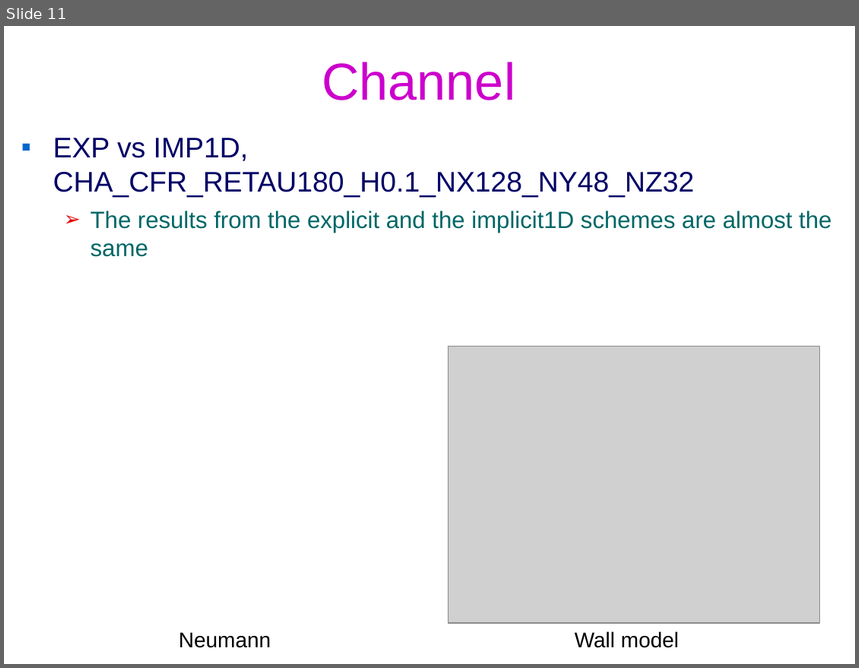
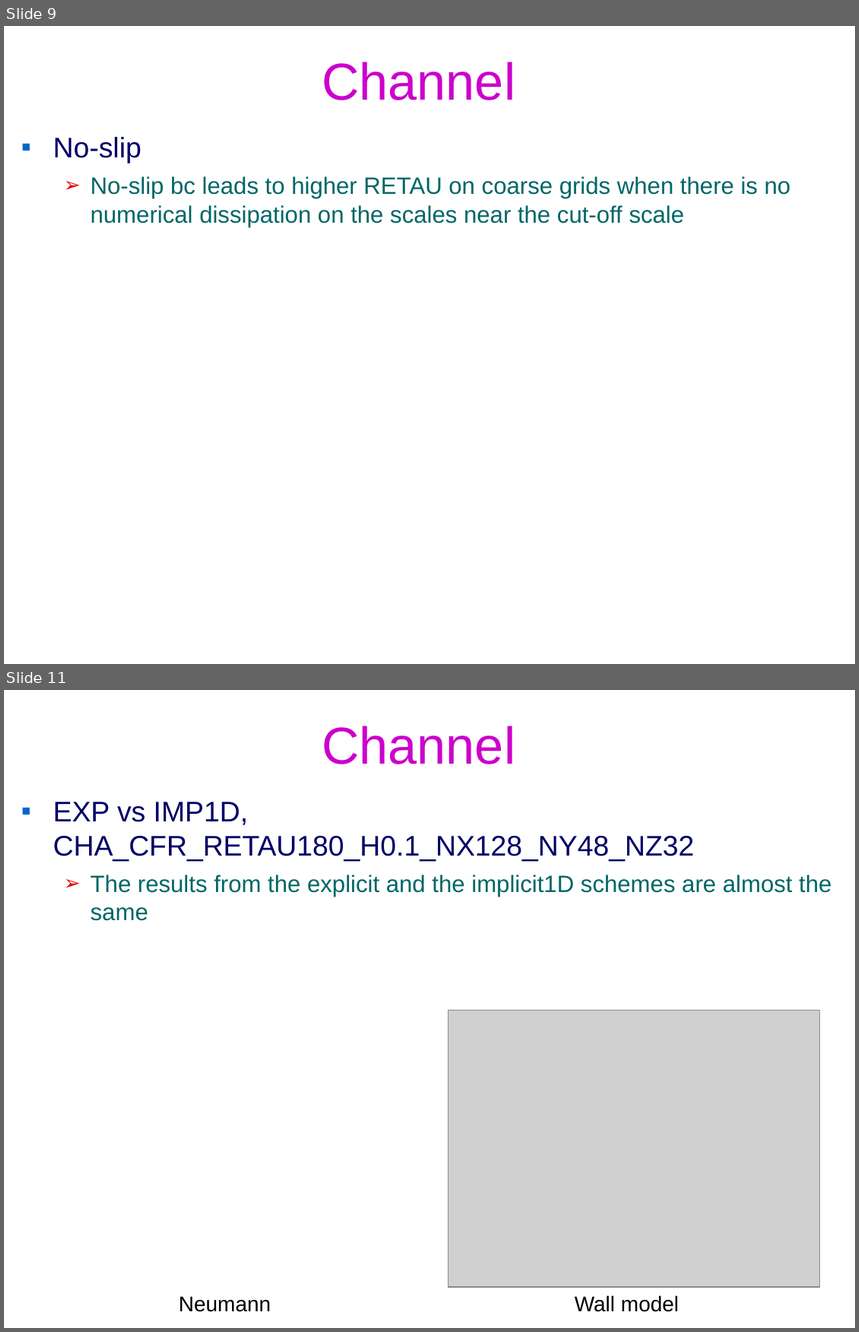
Before and after one commit to federicoVerolini/CaLES, a slide deck: docs/vv.pptx. Shown one above the other, each under a label of ours: slide 11 before the commit, slides 9 and 11 after it; the slides between them are not shown. The pictures are 859x668 and 859x1332 pixels, drawn with LibreOffice and Linux fonts; fonts in the diff are those of the drawing; grey boxes stand for pictures; background and template pictures are left out. Boxes give left, top, right and bottom in pixels: in the first picture for what was removed or moved away, otherwise in the second. Text is boxed around its words. In the diff, an @@ line names an element or a change of style, - is before the commit and + after.

```diff
--- a/docs/vv.pptx
+++ b/docs/vv.pptx
@@ slide 9 added at (x1=4, y1=26, x2=855, y2=664), background #FFFFFF @@
@@ title added at (x1=322, y1=62, x2=515, y2=100), 44 pt, text #CC00CC @@
+Channel
@@ text added at (x1=53, y1=137, x2=791, y2=227), 20 pt, text #006666 @@
+▪ No-slip
+  ➢ No-slip bc leads to higher RETAU on coarse grids when there is no numerical dissipation on the scales near the cut-off scale
```
Also in this commit, not shown: 9 slides changed, 1 slide removed, 20 other files.
